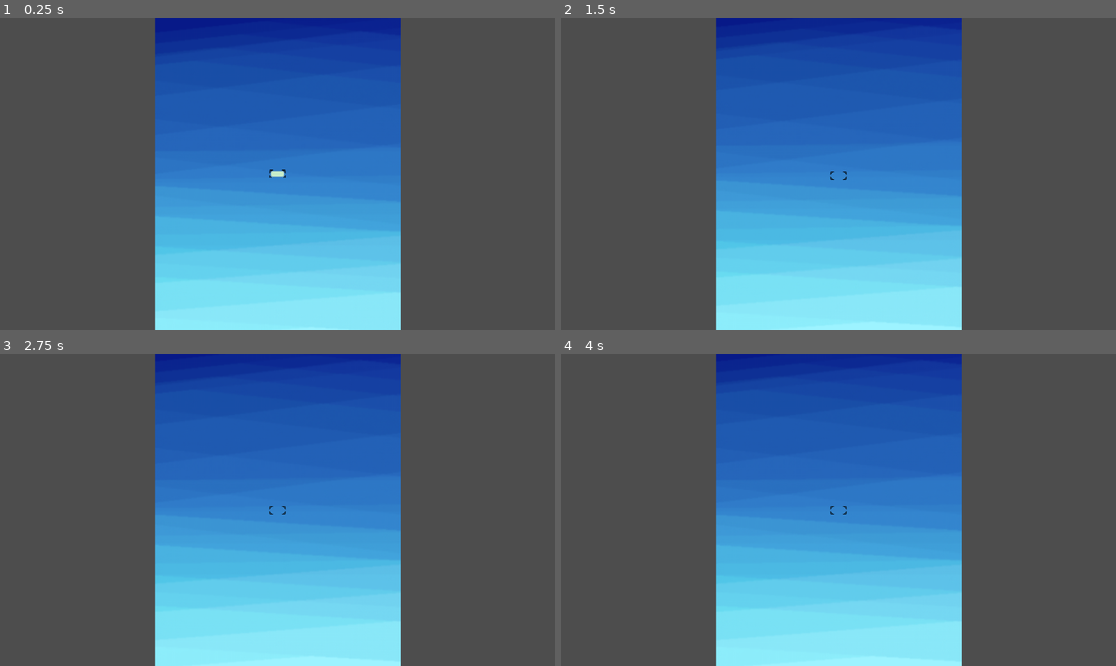
Above: before the commit, frames 1-4 (two rows, left to right).
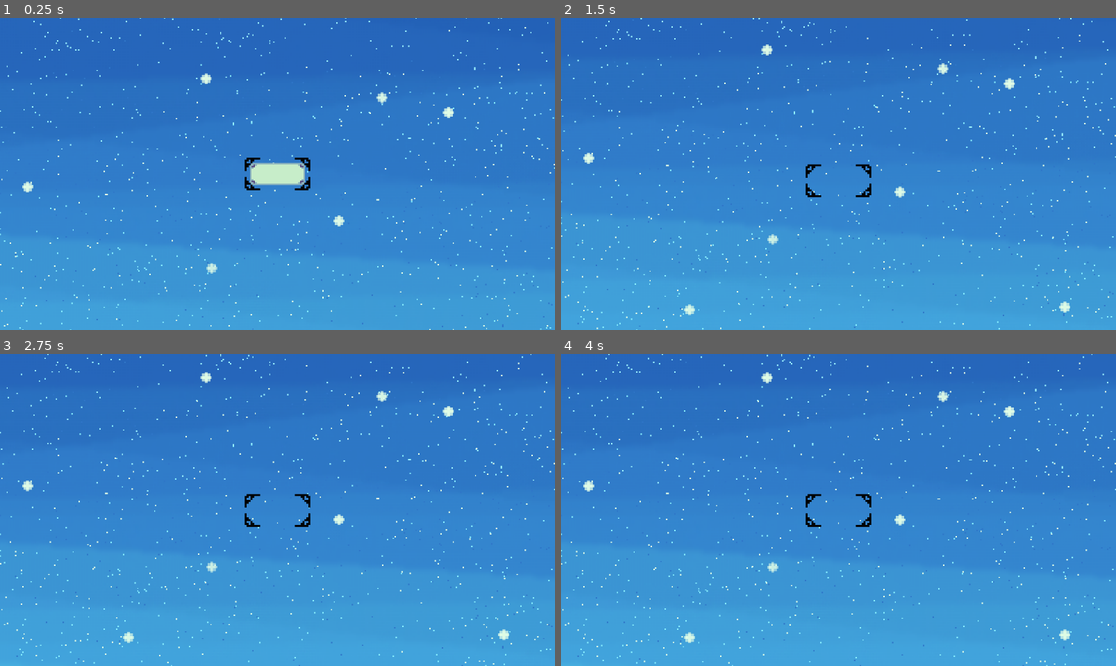
Above: after the commit, the same moments.

Repository: Suramya87/Data-structure-game
Game: Godot game, scene res://scenes/game.tscn
Same seed, same stepped clock (60 frames per second), same inputs: the game is played once before the commit and once after it.
Inputs:
- Up to frame 1 (0.25 s): no input
- Up to frame 2 (1.5 s): tap Enter at 0.5 s; tap Space (add) at 0.6 s; tap X (remove) at 0.8, 1.35 s
- Up to frame 3 (2.75 s): tap Space (add) at 1.55 s; tap F (Find) at 2.1 s; tap X (remove) at 2.3 s
- Up to frame 4 (4 s): tap Space (add) at 2.85 s; tap X (remove) at 3.6 s

The runs differ from the first frame. In frame 1, 85% of the frame differs, in the area x 0-100%, y 0-100%; in frame 2, 87%; in frame 3, 87%; in frame 4, 87%.

Commit message:
proper adding poping added plus scrolls

Diff:
--- a/scenes/game.tscn
+++ b/scenes/game.tscn
@@ -1,8 +1,11 @@
-[gd_scene load_steps=4 format=3 uid="uid://cqhyatbahq7j"]
+[gd_scene load_steps=7 format=3 uid="uid://cqhyatbahq7j"]
 
 [ext_resource type="Script" path="res://script/game.gd" id="1_8kh25"]
 [ext_resource type="Texture2D" uid="uid://b3lcpr06f1y4h" path="res://asset/BG.png" id="2_3yux3"]
 [ext_resource type="PackedScene" uid="uid://ba41iiawcp4j" path="res://scenes/target.tscn" id="2_wx0o0"]
+[ext_resource type="Texture2D" uid="uid://8bcvovj0nvj2" path="res://asset/bgl1.png" id="3_3al0r"]
+[ext_resource type="Texture2D" uid="uid://cxbtt4gba3jq8" path="res://asset/layerCLOSE.png" id="5_rjlgg"]
+[ext_resource type="Texture2D" uid="uid://bemqyjn8u2fa3" path="res://asset/blue star layer (1).png" id="6_iuje2"]
 
 [node name="Game" type="Node2D"]
 script = ExtResource("1_8kh25")
@@ -13,7 +16,7 @@
 
 [node name="ParallaxLayer" type="ParallaxLayer" parent="ParallaxBackground"]
 texture_filter = 2
-motion_mirroring = Vector2(0, 600)
+motion_mirroring = Vector2(0, 700)
 
 [node name="Sprite2D" type="Sprite2D" parent="ParallaxBackground/ParallaxLayer"]
 z_index = -10
@@ -23,37 +26,47 @@
 texture = ExtResource("2_3yux3")
 
 [node name="ParallaxLayer2" type="ParallaxLayer" parent="ParallaxBackground"]
+motion_scale = Vector2(1, 0.5)
+motion_mirroring = Vector2(0, 700)
 
 [node name="Sprite2D" type="Sprite2D" parent="ParallaxBackground/ParallaxLayer2"]
 z_index = -9
 texture_filter = 1
-position = Vector2(-3, -106)
-scale = Vector2(0.38, 0.38)
+position = Vector2(-1.52588e-05, -11.5)
+scale = Vector2(0.728571, 0.703)
+texture = ExtResource("3_3al0r")
 
 [node name="ParallaxLayer3" type="ParallaxLayer" parent="ParallaxBackground"]
+motion_scale = Vector2(1, 1.3)
+motion_mirroring = Vector2(0, 700)
 
 [node name="Sprite2D" type="Sprite2D" parent="ParallaxBackground/ParallaxLayer3"]
 z_index = -8
 texture_filter = 1
-position = Vector2(-0.499996, -102.143)
-scale = Vector2(0.367143, 0.367143)
+position = Vector2(2.5, -10.5)
+scale = Vector2(0.718571, 0.703)
+texture = ExtResource("6_iuje2")
 
 [node name="ParallaxLayer4" type="ParallaxLayer" parent="ParallaxBackground"]
 texture_filter = 2
 rotation = -1.5708
+motion_scale = Vector2(2, 2)
+motion_mirroring = Vector2(480, 0)
 
 [node name="Sprite2D" type="Sprite2D" parent="ParallaxBackground/ParallaxLayer4"]
 z_index = -7
 texture_filter = 1
-position = Vector2(-0.278801, -64.2551)
-rotation = -1.5708
-scale = Vector2(0.47752, 0.47752)
+position = Vector2(-3.8147e-06, 42)
+texture = ExtResource("5_rjlgg")
 
 [node name="ParallaxLayer5" type="ParallaxLayer" parent="ParallaxBackground"]
 texture_filter = 2
+motion_scale = Vector2(1, 2)
+motion_mirroring = Vector2(0, 480)
 
 [node name="Sprite2D" type="Sprite2D" parent="ParallaxBackground/ParallaxLayer5"]
 z_index = -6
 texture_filter = 1
-position = Vector2(-3.50001, -99.5)
-scale = Vector2(0.5125, 0.5125)
+position = Vector2(-8, 0)
+rotation = 1.5708
+texture = ExtResource("5_rjlgg")
--- a/scenes/target.tscn
+++ b/scenes/target.tscn
@@ -26,5 +26,6 @@
 
 [node name="Camera2D" type="Camera2D" parent="."]
 rotation = -6.28319
+zoom = Vector2(4, 4)
 position_smoothing_enabled = true
 position_smoothing_speed = 10.0
--- a/script/game.gd
+++ b/script/game.gd
@@ -8,16 +8,18 @@
 var num = 0
 # Called when the node enters the scene tree for the first time.
 func _ready() -> void:
+	#var Game_info = preload("res://script/game.gd")
 	add(Vector2(0,0))
 
 func _physics_process(delta: float) -> void:
 	#Pop._on_area_entered()
 	if Input.is_action_just_pressed("add"):
+		#add(Vector2(0,num))
 		num -= 15
-		#print("2")
 		add(Vector2(0,num))
-		#print("second")
-	if Input.is_action_just_pressed("remove"):
+
+	if len(stack_list) != 0 && Input.is_action_just_pressed("remove"):
+		#remove()
 		num +=15
 		remove()
 		#Pop._on_area_entered(e)
--- a/script/target.gd
+++ b/script/target.gd
@@ -1,22 +1,30 @@
 extends CharacterBody2D
 
-
-class_name target
-
-#const ELEMENT = preload("res://scenes/element.tscn")
+var height = 1
 
 const JUMP_VELOCITY = -15
+
+
 func _physics_process(delta: float) -> void:
 	# Add the gravity.
 	#if CollisionObject2D.ELEMENT:
 		#delet
 	# Handle jump.
+	#if height > 0 && Input.is_action_just_pressed("add"):
 	if Input.is_action_just_pressed("add"):
 		position.y += JUMP_VELOCITY
+		height += 1
+		print(height)
+		#position.y += JUMP_VELOCITY
+	#if height == 0 && Input.is_action_just_pressed("add"):
+		#position.y += JUMP_VELOCITY
+		#height += 1
 
-	if Input.is_action_just_pressed("remove"):
+	if height >= 1 && Input.is_action_just_pressed("remove"):
 		position.y -= JUMP_VELOCITY
-
+		height -= 1
+		print(height)
+		#position.y -= JUMP_VELOCITY
 #func postion():
 	#return position
 	move_and_slide()
